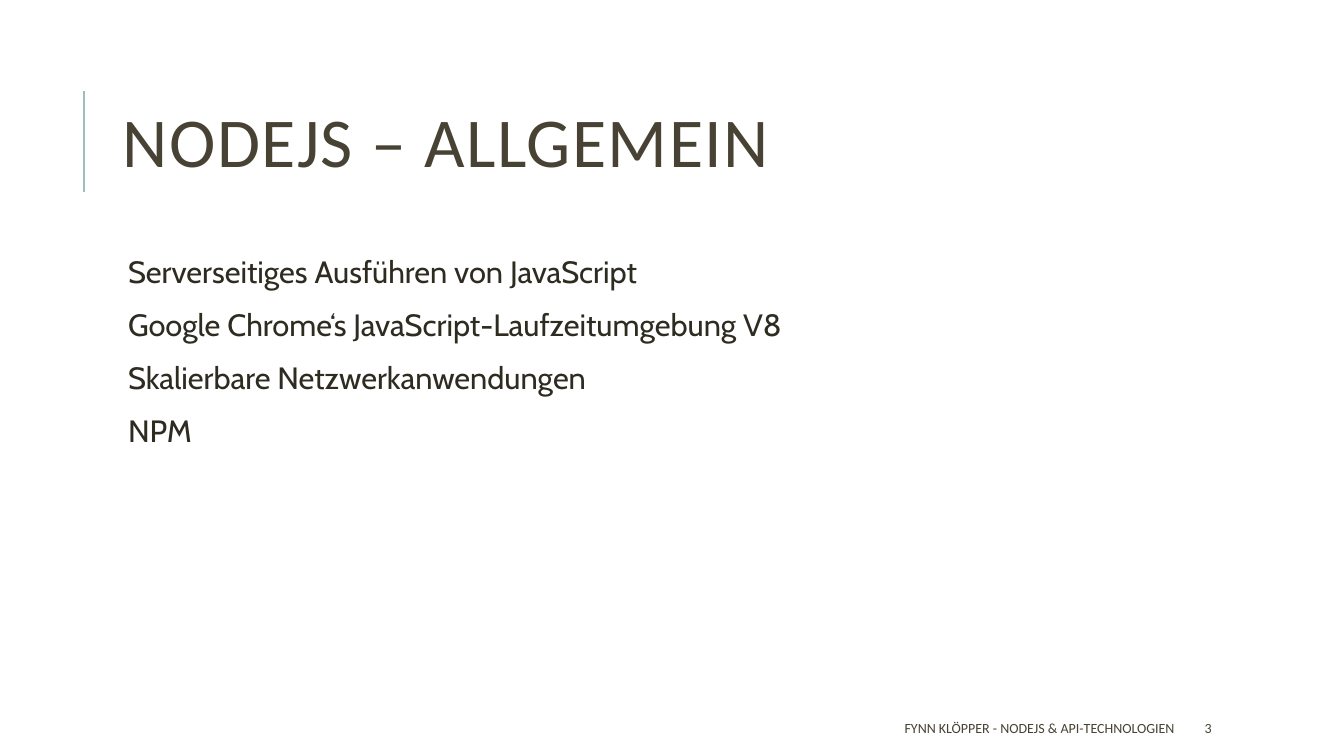
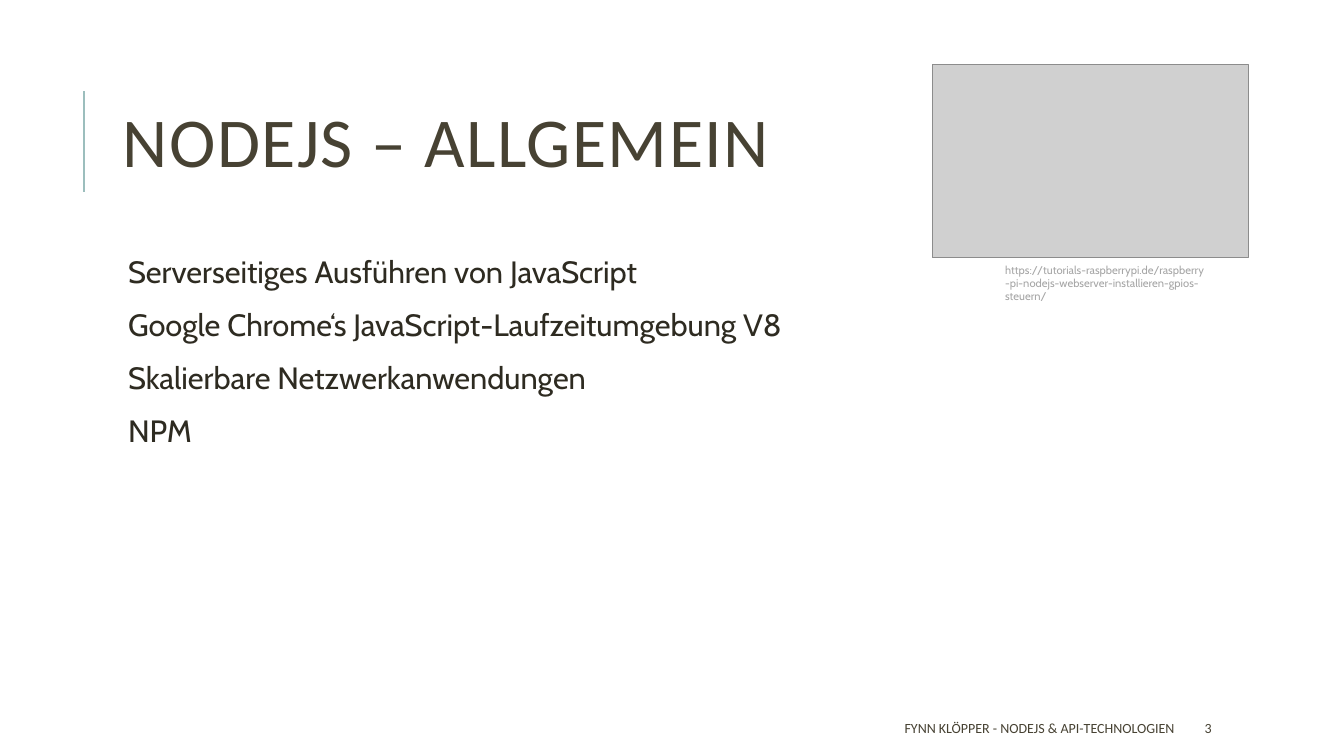
Before and after one commit to fkloepper/presentation, a slide deck: slide 3 of Fullstack Development/Backend/Backend.pptx. Drawn at 1344x756 pixels with LibreOffice and Linux fonts; fonts in the diff are those of the drawing; grey boxes stand for pictures. Boxes give left, top, right and bottom in pixels: in the first picture for what was removed or moved away, otherwise in the second. Text is boxed around its words. In the diff, an @@ line names an element or a change of style, - is before the commit and + after.

```diff
--- a/Fullstack Development/Backend/Backend.pptx
+++ b/Fullstack Development/Backend/Backend.pptx
@@ picture added at <box>933,65,1249,258</box> @@
@@ text added at <box>1005,266,1204,301</box>, 8 pt, text #A6A6A6 @@
+https://tutorials-raspberrypi.de/raspberry
+-pi-nodejs-webserver-installieren-gpios-steuern/
```
Also in this commit, not shown: 11 other slides changed, 7 slides added, 1 slide removed, 1 other file.
